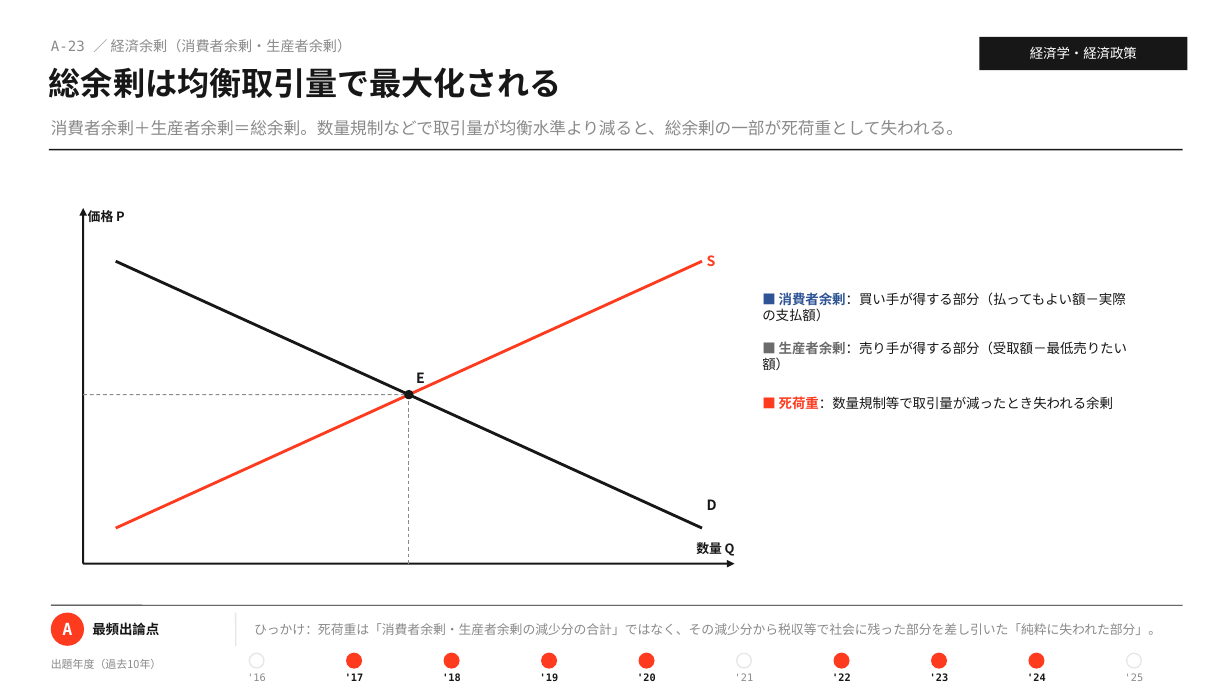
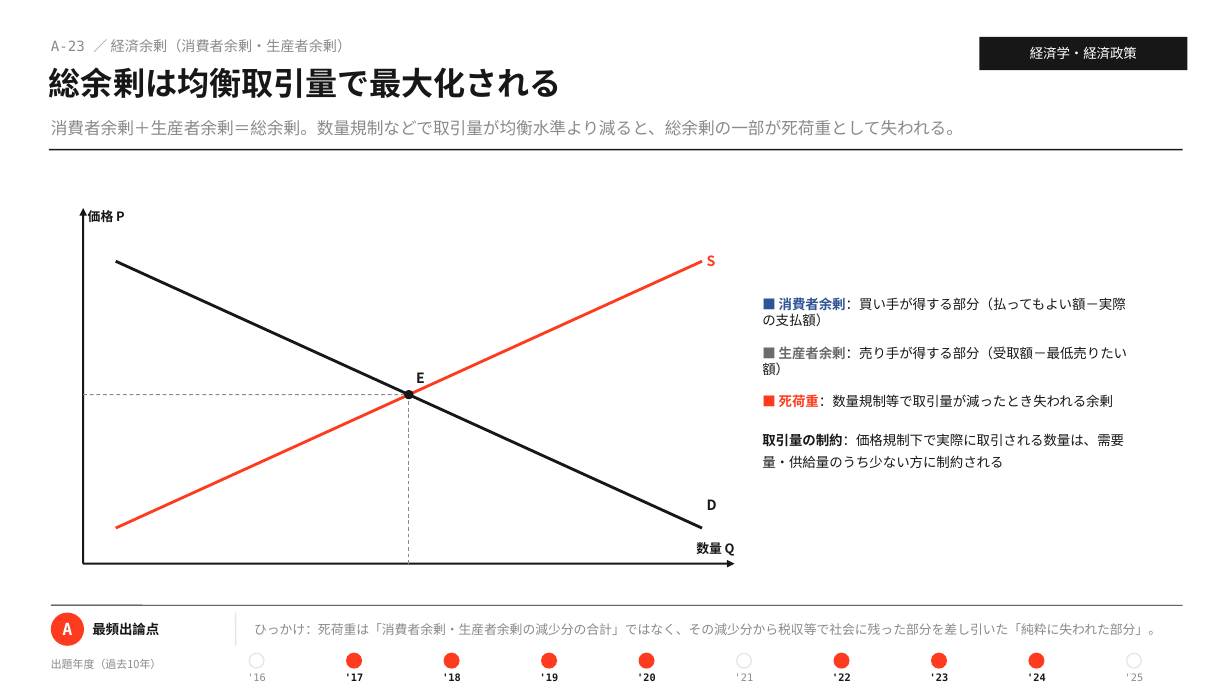
Before and after one commit to MasatoshiSano/SMEC, a slide deck: slide 37 of slides/1st_stage/A_economics.pptx. Drawn at 1232x693 pixels with LibreOffice and Linux fonts; fonts in the diff are those of the drawing. Boxes give left, top, right and bottom in pixels: in the first picture for what was removed or moved away, otherwise in the second. Text is boxed around its words. In the diff, an @@ line names an element or a change of style, - is before the commit and + after.

```diff
--- a/slides/1st_stage/A_economics.pptx
+++ b/slides/1st_stage/A_economics.pptx
@@ text at (x1=762, y1=297, x2=1127, y2=468): text changed @@
-■ 消費者余剰：買い手が得する部分（払ってもよい額－実際の支払額）
-■ 生産者余剰：売り手が得する部分（受取額－最低売りたい額）
-■ 死荷重：数量規制等で取引量が減ったとき失われる余剰
+■ 消費者余剰：買い手が得する部分（払ってもよい額－実際の支払額）
+■ 生産者余剰：売り手が得する部分（受取額－最低売りたい額）
+■ 死荷重：数量規制等で取引量が減ったとき失われる余剰
+取引量の制約：価格規制下で実際に取引される数量は、需要量・供給量のうち少ない方に制約される
```
Also in this commit, not shown: 12 other slides changed, 3 other files.
